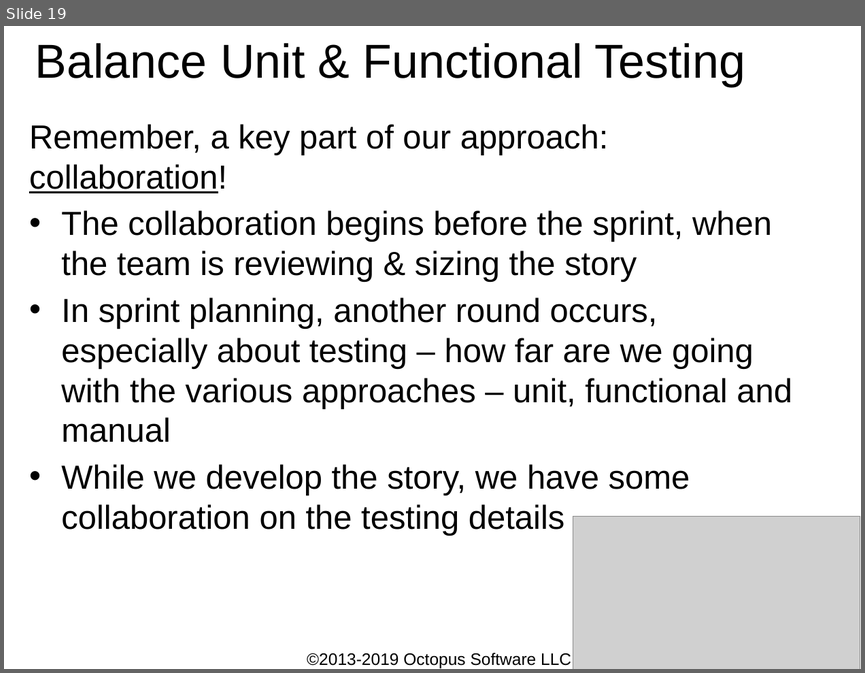
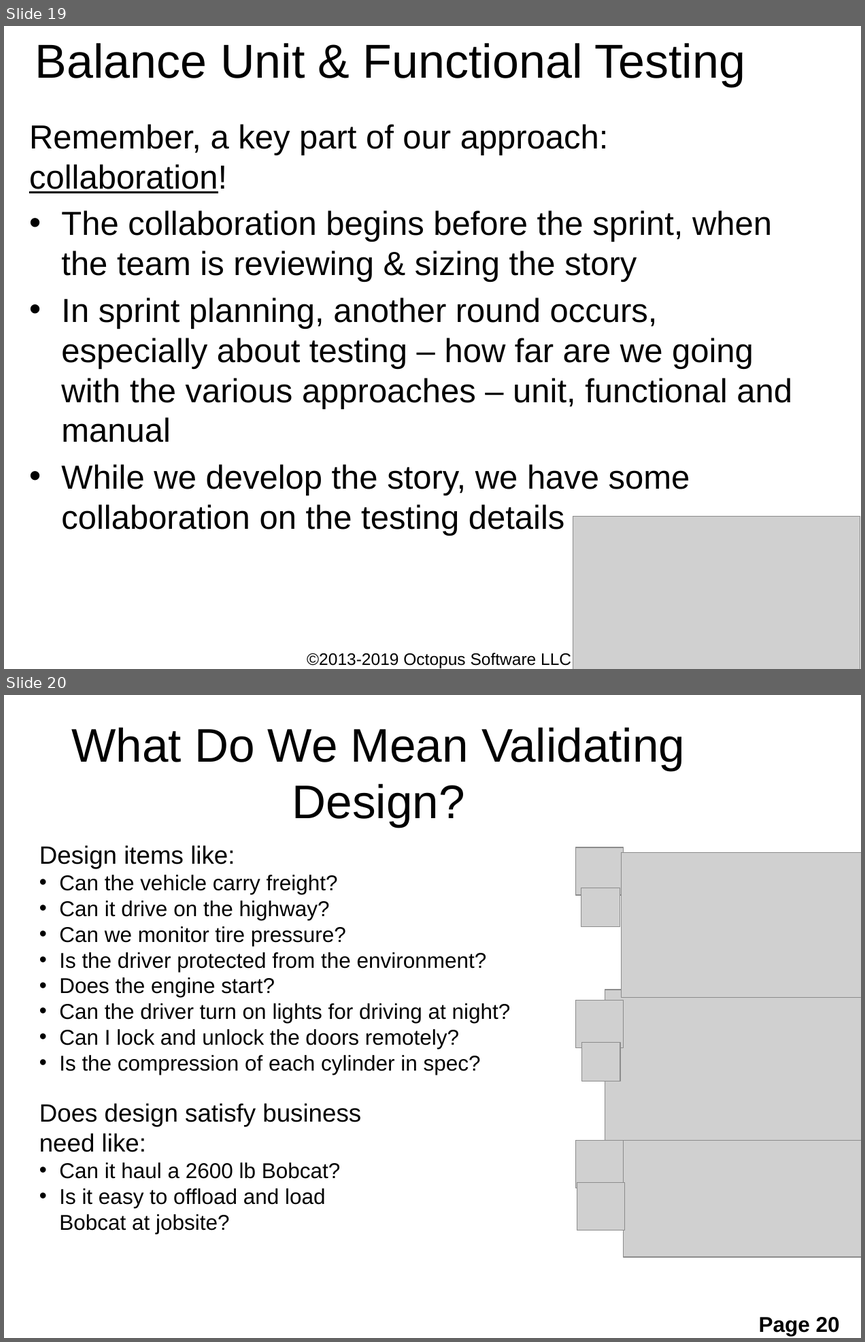
Before and after one commit to ShaneOctopus/RomanConversionStarting, a slide deck: workingFiles/TDD and BDD.pptx. Shown one above the other, each under a label of ours: slide 19 before the commit, slides 19 and 20 after it. The pictures are 865x673 and 865x1342 pixels, drawn with LibreOffice and Linux fonts; fonts in the diff are those of the drawing; grey boxes stand for pictures; background and template pictures are left out. Boxes give left, top, right and bottom in pixels: in the first picture for what was removed or moved away, otherwise in the second. Text is boxed around its words. In the diff, an @@ line names an element or a change of style, - is before the commit and + after.

Commit message:
Added slide showing difference between design and intent testing

```diff
--- a/workingFiles/TDD and BDD.pptx
+++ b/workingFiles/TDD and BDD.pptx
@@ slide 20 added at bbox=[4, 695, 861, 1338], background #FFFFFF @@
@@ title added at bbox=[71, 727, 685, 827], 39.6 pt, text #000000 @@
+What Do We Mean Validating Design?
@@ text added at bbox=[39, 845, 511, 1074], 18 pt, text #000000 @@
+Design items like:
+• Can the vehicle carry freight?
+• Can it drive on the highway?
+• Can we monitor tire pressure?
+• Is the driver protected from the environment?
+• Does the engine start?
+• Can the driver turn on lights for driving at night?
+• Can I lock and unlock the doors remotely?
+• Is the compression of each cylinder in spec?
@@ picture added at bbox=[575, 847, 623, 896] @@
@@ picture added at bbox=[621, 853, 861, 998] @@
@@ picture added at bbox=[581, 888, 620, 926] @@
@@ picture added at bbox=[575, 1000, 623, 1048] @@
@@ picture added at bbox=[604, 989, 861, 1160] @@
@@ picture added at bbox=[581, 1042, 620, 1081] @@
@@ text added at bbox=[39, 1103, 361, 1234], 18 pt, text #000000 @@
+Does design satisfy business need like:
+• Can it haul a 2600 lb Bobcat?
+• Is it easy to offload and load Bobcat at jobsite?
@@ picture added at bbox=[575, 1140, 623, 1187] @@
@@ picture added at bbox=[623, 1140, 861, 1256] @@
@@ picture added at bbox=[577, 1183, 626, 1231] @@
@@ page number added at bbox=[759, 1317, 840, 1336], 18 pt, text #000000, bold @@
+Page 20
```
